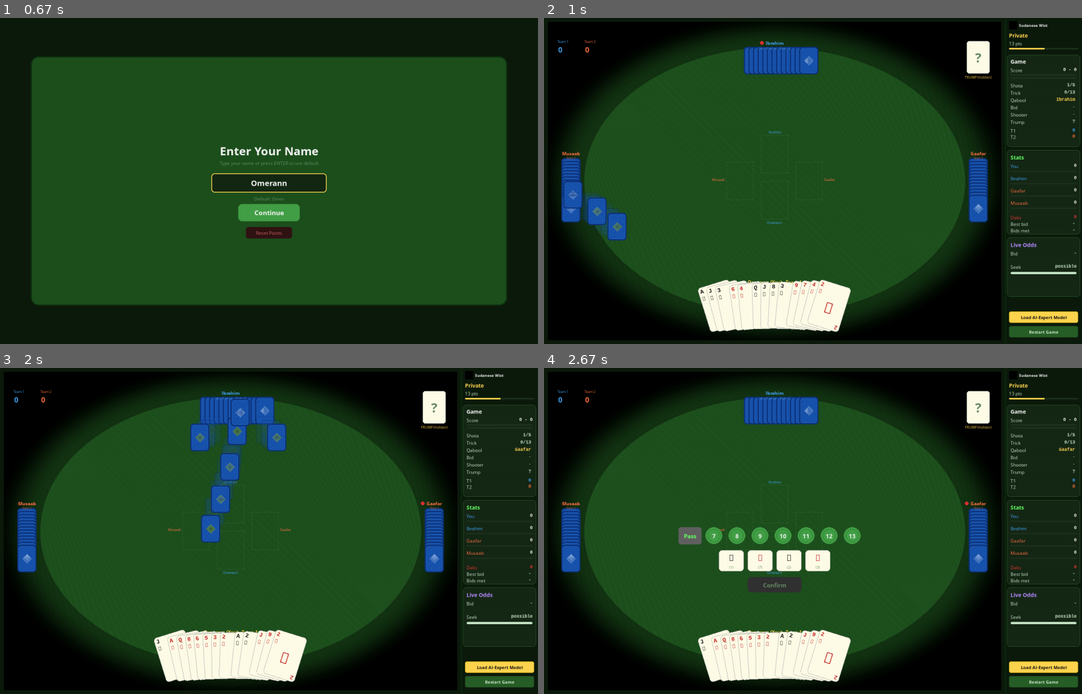
Above: before the commit, frames 1-4 (two rows, left to right).
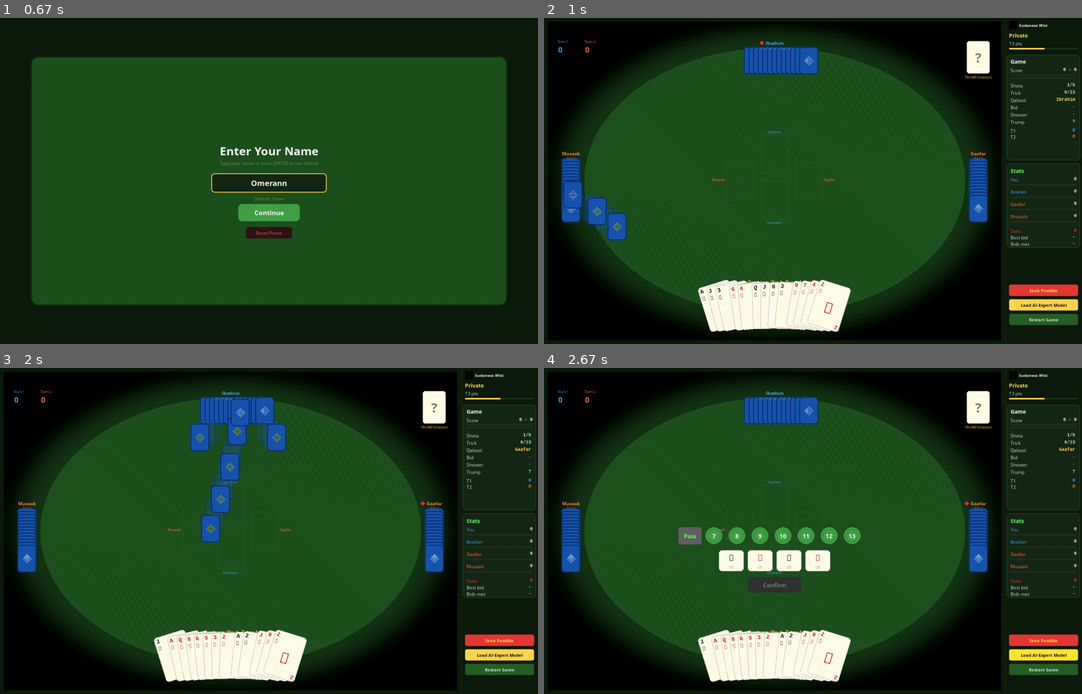
Above: after the commit, the same moments.

Repository: aamagzoub/engineering-intelligence
Game: pygame game, started from gui_pygame/main.py
Same seed, same stepped clock (60 frames per second), same inputs: the game is played once before the commit and once after it.
Inputs (mouse positions are in pixels of both pictures, inside the frame that each line leads up to):
- Up to frame 1 (0.67 s): type "ann" at 0.33 s
- Up to frame 2 (1 s): tap Enter at 0.67 s; click "▶ Start Game" at 0.93 s
- Up to frame 3 (2 s): click "Restart Game" at 1.27 s; click "Continue" at 1.6 s; tap Enter at 1.88 s
- Up to frame 4 (2.67 s): click (786, 615) at 2.27 s; click (1017, 654) at 2.6 s

Frame 1 is identical in both runs. In frame 2, 2.6% of the frame differs, in the area x 86-100%, y 38-98%; in frame 3, 2.6%; in frame 4, 2.6%.

Commit message:
Move bid to Game card, remove Live Odds, add Seek Possible/Dead button

Diff:
--- a/gui_pygame/game_screen.py
+++ b/gui_pygame/game_screen.py
@@ -1226,7 +1226,7 @@
         btn_h = 30
 
         # Load AI Model button.
-        btn_y = SCREEN_HEIGHT - 85
+        btn_y = SCREEN_HEIGHT - 155 + 30 + 8
         load_btn = pygame.Rect(panel_x + pad, btn_y, btn_w, btn_h)
         if load_btn.collidepoint(pos):
             self._open_model_dialog()
@@ -1717,7 +1717,7 @@
 
         # ========== GAME INFO CARD (fixed height) ==========
         game_card_y = y
-        game_card_h = 240
+        game_card_h = 275
         pygame.draw.rect(self.screen, (22, 40, 22),
                          (panel_x + 5, game_card_y, panel_w - 10, game_card_h), border_radius=8)
         pygame.draw.rect(self.screen, (45, 90, 45),
@@ -1787,6 +1787,34 @@
         self._draw_stat_row(panel_x, pad + 4, panel_w, y, label_font, value_font,
                             "T2", f"{self.team_tricks[1]}{t2_arrow}", TEAM2_ORANGE)
 
+        # Bid progress after T2.
+        y += 20
+        tricks_played = self.team_tricks[0] + self.team_tricks[1]
+        tricks_left = 13 - tricks_played
+        if self.bid_value > 0:
+            shooter_team = 0 if self.shooter_id in (0, 2) else 1
+            shooter_tricks = self.team_tricks[shooter_team]
+            bid_fill = min(1.0, shooter_tricks / self.bid_value)
+            bid_met = shooter_tricks >= self.bid_value
+            bid_failed = (shooter_tricks + tricks_left) < self.bid_value
+            if bid_met:
+                bid_color = HIGHLIGHT_GREEN
+            elif bid_failed:
+                bid_color = BUTTON_RED
+            else:
+                bid_color = TEXT_GOLD
+            bid_label = f"Bid {shooter_tricks}/{self.bid_value}"
+            status = "MET" if bid_met else ("FAILED" if bid_failed else DISPLAY_NAMES.get(self.shooter_id, ""))
+            self._draw_stat_row(panel_x, pad + 4, panel_w, y, label_font, value_font,
+                                bid_label, status, bid_color)
+            y += 19
+            bx = panel_x + pad + 4
+            bw = inner_w - 8
+            pygame.draw.rect(self.screen, (30, 50, 30), (bx, y, bw, 6), border_radius=3)
+            fill_w = int(bw * bid_fill)
+            if fill_w > 0:
+                pygame.draw.rect(self.screen, bid_color, (bx, y, fill_w, 6), border_radius=3)
+
         # ========== STATS CARD (fixed position) ==========
         y = game_card_y + game_card_h + 8
         stats = getattr(self, '_game_stats', {})
@@ -1856,103 +1884,31 @@
         self._draw_stat_row(panel_x, pad + 4, panel_w, y, label_font, value_font,
                             "Bids met", met_text, TEXT_LIGHT)
 
-        # ========== PROBABILITIES CARD ==========
-        prob_card_y = game_card_y + game_card_h + 8 + stats_card_h + 8
-        prob_card_h = 155
-        pygame.draw.rect(self.screen, (22, 40, 22),
-                         (panel_x + 5, prob_card_y, panel_w - 10, prob_card_h), border_radius=8)
-        pygame.draw.rect(self.screen, (45, 90, 45),
-                         (panel_x + 5, prob_card_y, panel_w - 10, prob_card_h), width=1, border_radius=8)
-
-        py = prob_card_y + 10
-        self.screen.blit(title_font.render("Live Odds", True, (180, 140, 255)), (panel_x + pad + 4, py))
-        py += 24
-
-        # Calculate probabilities.
-        tricks_played = self.team_tricks[0] + self.team_tricks[1]
-        tricks_left = 13 - tricks_played
-
-        bar_x = panel_x + pad + 4
-        bar_w = inner_w - 8
-
-        # Bid progress: shooter tricks / bid value.
-        if self.bid_value > 0:
-            shooter_team = 0 if self.shooter_id in (0, 2) else 1
-            shooter_tricks = self.team_tricks[shooter_team]
-            bid_fill = min(1.0, shooter_tricks / self.bid_value)
-            bid_met = shooter_tricks >= self.bid_value
-            bid_failed = (shooter_tricks + tricks_left) < self.bid_value
-
-            if bid_met:
-                win_color = HIGHLIGHT_GREEN
-            elif bid_failed:
-                win_color = BUTTON_RED
-            else:
-                win_color = TEXT_GOLD
-
-            shooter_name = DISPLAY_NAMES.get(self.shooter_id, "?")
-            win_label = f"Bid {shooter_tricks}/{self.bid_value}"
-            self.screen.blit(label_font.render(win_label, True, TEXT_LIGHT), (bar_x, py))
-            status = "MET" if bid_met else ("FAILED" if bid_failed else shooter_name)
-            ws_surf = value_font.render(status, True, win_color)
-            self.screen.blit(ws_surf, (panel_x + panel_w - pad - 4 - ws_surf.get_width(), py))
-            py += 21
-            pygame.draw.rect(self.screen, (30, 50, 30), (bar_x, py, bar_w, 6), border_radius=3)
-            fill_w = int(bar_w * bid_fill)
-            if fill_w > 0:
-                pygame.draw.rect(self.screen, win_color, (bar_x, py, fill_w, 6), border_radius=3)
-        else:
-            self.screen.blit(label_font.render("Bid", True, TEXT_LIGHT), (bar_x, py))
-            ws_surf = value_font.render("-", True, TEXT_LIGHT)
-            self.screen.blit(ws_surf, (panel_x + panel_w - pad - 4 - ws_surf.get_width(), py))
-            py += 21
-        py += 14
-
-        # Seek: alive (100%) if one team has all tricks, dead (0%) otherwise.
-        t1_tricks = self.team_tricks[0]
-        t2_tricks = self.team_tricks[1]
-
-        if tricks_played == 0:
-            # No tricks played yet — seek is possible for both.
-            seek_label = "Seek"
-            seek_status = "possible"
-            seek_color = TEXT_LIGHT
-            seek_fill = 1.0
-        elif t2_tricks == 0:
-            # T1 has all tricks — seek alive for T1.
-            seek_label = f"T1 Seek {t1_tricks}/13"
-            seek_status = "ALIVE"
-            seek_color = TEAM1_BLUE
-            seek_fill = 1.0
-        elif t1_tricks == 0:
-            # T2 has all tricks — seek alive for T2.
-            seek_label = f"T2 Seek {t2_tricks}/13"
-            seek_status = "ALIVE"
-            seek_color = TEAM2_ORANGE
-            seek_fill = 1.0
-        else:
-            # Both have tricks — seek is dead.
-            seek_label = "Seek"
-            seek_status = "DEAD"
-            seek_color = BUTTON_RED
-            seek_fill = 0.0
-
-        self.screen.blit(label_font.render(seek_label, True, TEXT_LIGHT), (bar_x, py))
-        sk_surf = value_font.render(seek_status, True, seek_color)
-        self.screen.blit(sk_surf, (panel_x + panel_w - pad - 4 - sk_surf.get_width(), py))
-        py += 21
-        pygame.draw.rect(self.screen, (30, 50, 30), (bar_x, py, bar_w, 6), border_radius=3)
-        if seek_fill > 0:
-            pygame.draw.rect(self.screen, seek_color,
-                             (bar_x, py, int(bar_w * seek_fill), 6), border_radius=3)
-        py += 14
-
         # ========== BUTTONS (fixed at bottom) ==========
-        btn_y = SCREEN_HEIGHT - 85
+        btn_y = SCREEN_HEIGHT - 155
         btn_w = panel_w - pad * 2
         btn_h = 30
         mx, my = pygame.mouse.get_pos()
 
+        # Seek indicator (non-clickable).
+        tricks_played = self.team_tricks[0] + self.team_tricks[1]
+        t1_t = self.team_tricks[0]
+        t2_t = self.team_tricks[1]
+        seek_possible = (tricks_played == 0) or (t1_t == 0) or (t2_t == 0)
+
+        seek_rect = pygame.Rect(panel_x + pad, btn_y, btn_w, btn_h)
+        if seek_possible:
+            pygame.draw.rect(self.screen, BUTTON_RED, seek_rect, border_radius=5)
+            seek_font = pygame.font.SysFont("Segoe UI", 12, bold=True)
+            seek_txt = seek_font.render("Seek Possible", True, TEXT_GOLD)
+        else:
+            pygame.draw.rect(self.screen, BUTTON_GREY, seek_rect, border_radius=5)
+            seek_font = pygame.font.SysFont("Segoe UI", 12)
+            seek_txt = seek_font.render("Seek Dead", True, TEXT_WHITE)
+        self.screen.blit(seek_txt, seek_txt.get_rect(center=seek_rect.center))
+
+        # Load AI Model button.
+        btn_y += btn_h + 8
         load_rect = pygame.Rect(panel_x + pad, btn_y, btn_w, btn_h)
         bg = (255, 230, 50) if load_rect.collidepoint(mx, my) else (255, 213, 79)
         pygame.draw.rect(self.screen, bg, load_rect, border_radius=5)
@@ -1964,7 +1920,9 @@
                 label_font.render(os.path.basename(self._ai_model_path)[:22], True, TEXT_GREEN),
                 (panel_x + pad, btn_y - 16))
 
-        restart_rect = pygame.Rect(panel_x + pad, btn_y + btn_h + 8, btn_w, btn_h)
+        # Restart button.
+        btn_y += btn_h + 8
+        restart_rect = pygame.Rect(panel_x + pad, btn_y, btn_w, btn_h)
         rbg = (50, 120, 50) if restart_rect.collidepoint(mx, my) else (40, 95, 40)
         pygame.draw.rect(self.screen, rbg, restart_rect, border_radius=5)
         pygame.draw.rect(self.screen, (30, 70, 30), restart_rect, width=1, border_radius=5)
